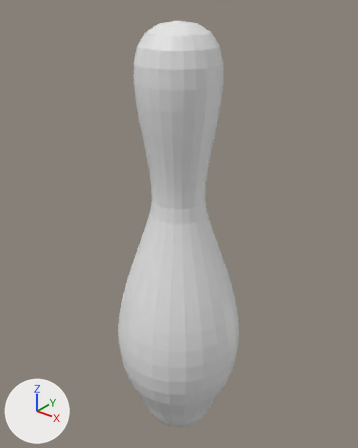
What one commit did to the Blender file bowling-pin.blend.
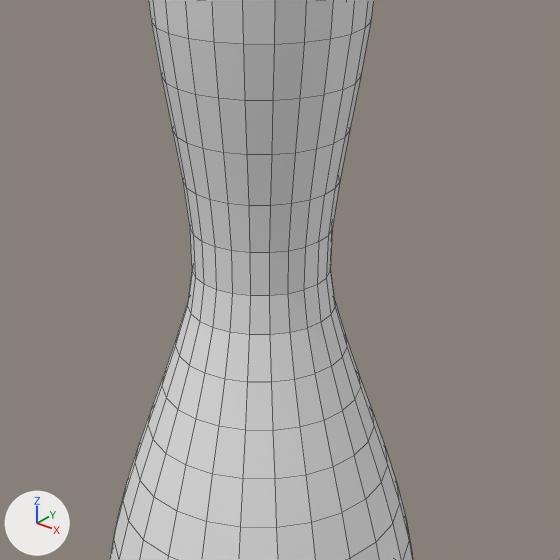
There are two pictures of each version: one whole from a 50 mm lens placed at (2.39, -2.98, 4.04), pointed at (-0.07, 0.09, 2.14), one close up on the part from 22% to 82% of the width and 21% to 70% of the height. Arrows for +X, +Y and +Z are at lower left; the lights stay in place. The close-ups show mesh edges as thin lines.

Script lines for the objects in view, before the commit:
```python
me_cubeziercurve_001 = bpy.data.meshes.new('CUBezierCurve.001')
me_cubeziercurve_001.from_pydata(...)  # 842 vertices, 864 faces; spans x -0.67..0.47, y -2.1..1.7, z -0.57..0.57
ob_pin = bpy.data.objects.new('Pin', me_cubeziercurve_001)
ob_pin.location = (0.097, 0.0, 2.098)
ob_pin.rotation_euler = (1.571, 0.0, 0.0)  # degrees (90, 0, 0)
```
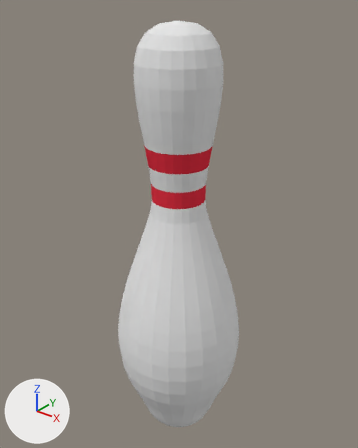
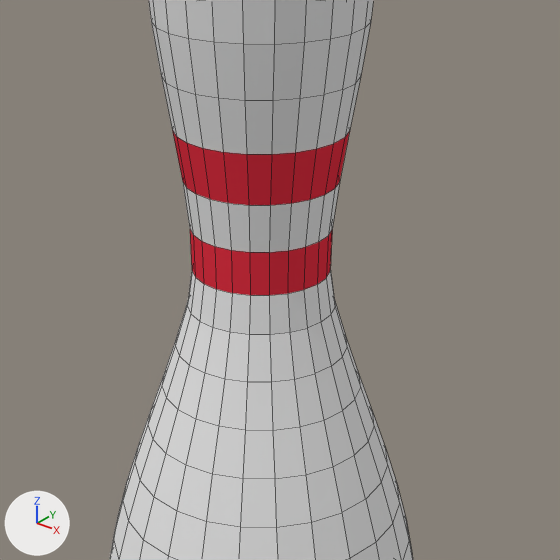
Commit message: Add material to pin

What differs and where, as boxes [x1, y1, x2, y2] in the close-ups (560 x 560 px):
part 1 of me_cubeziercurve_001, recoloured (white to red)
    both: [172, 130, 350, 295]

Edits to the bpy script that builds the scene:
```text
Add mat_pin:
    mat_pin = diffuse_material('Pin')
    mat_pin.base_color = (0.8, 0.8, 0.8)  # white #e7e7e7
Add mat_stripe:
    mat_stripe = diffuse_material('Stripe')
    mat_stripe.base_color = (0.8, 0.0336, 0.0597)  # red #e73345
Change me_cubeziercurve_001:
    where me_cubeziercurve_001.from_pydata(...)  # 842 vertices, 864 faces; spans x -0.67..0.47, y -2.1..1.7, z -0.57..0.57
    used by ob_pin; location = (0.097, 0.0, 2.098); rotation_euler = (1.571, 0.0, 0.0), in degrees (90, 0, 0)
    me_cubeziercurve_001 part 1: 48 of the faces centred in x -0.35..0.16, y 0.4..0.71, z -0.25..0.25 switch from no material to mat_stripe (red #e73345)
    add me_cubeziercurve_001.materials.append(mat_pin)  # white #e7e7e7
```
